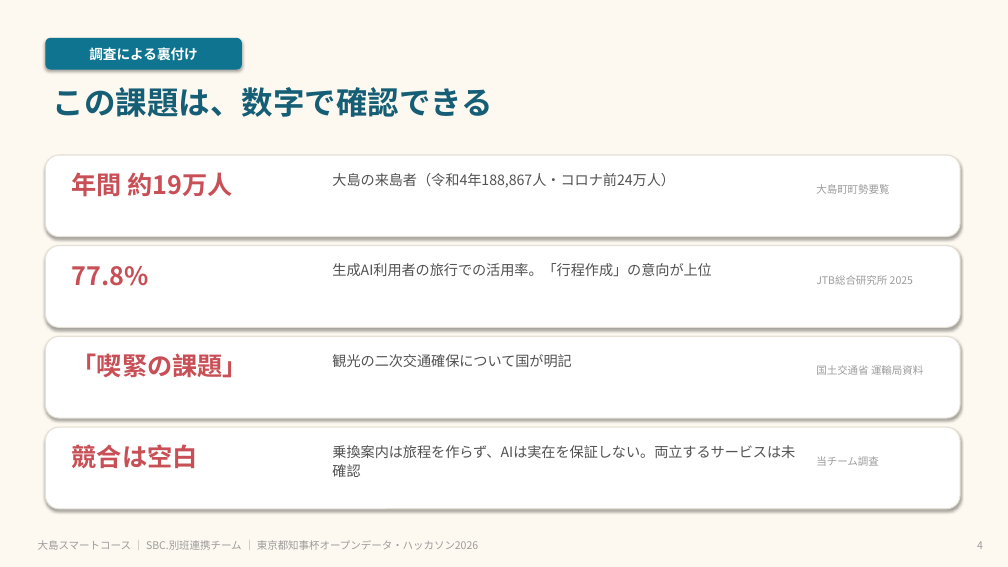
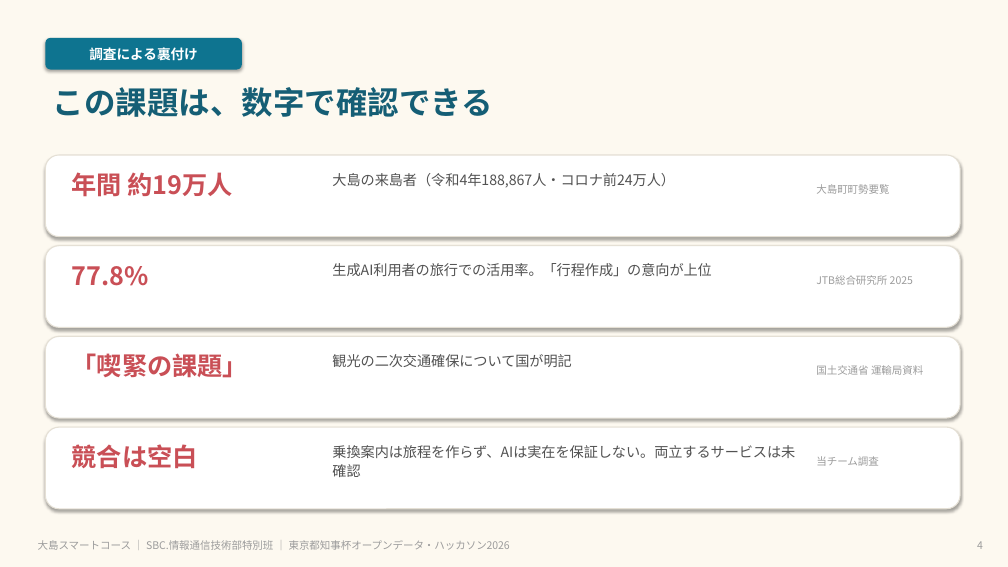
Before and after one commit to 0amber/izu-oshima-smart-tourism, a slide deck: slide 4 of app/public/downloads/oshima-slides.pptx. Drawn at 1008x567 pixels with LibreOffice and Linux fonts; fonts in the diff are those of the drawing. Boxes give left, top, right and bottom in pixels: in the first picture for what was removed or moved away, otherwise in the second. Text is boxed around its words. In the diff, an @@ line names an element or a change of style, - is before the commit and + after.

```diff
--- a/app/public/downloads/oshima-slides.pptx
+++ b/app/public/downloads/oshima-slides.pptx
@@ text at <box>38,540,510,550</box>: text changed @@
-大島スマートコース ｜ SBC.別班連携チーム ｜ 東京都知事杯オープンデータ・ハッカソン2026
+大島スマートコース ｜ SBC.情報通信技術部特別班 ｜ 東京都知事杯オープンデータ・ハッカソン2026
```
Also in this commit, not shown: 9 other slides changed, 21 other files.
